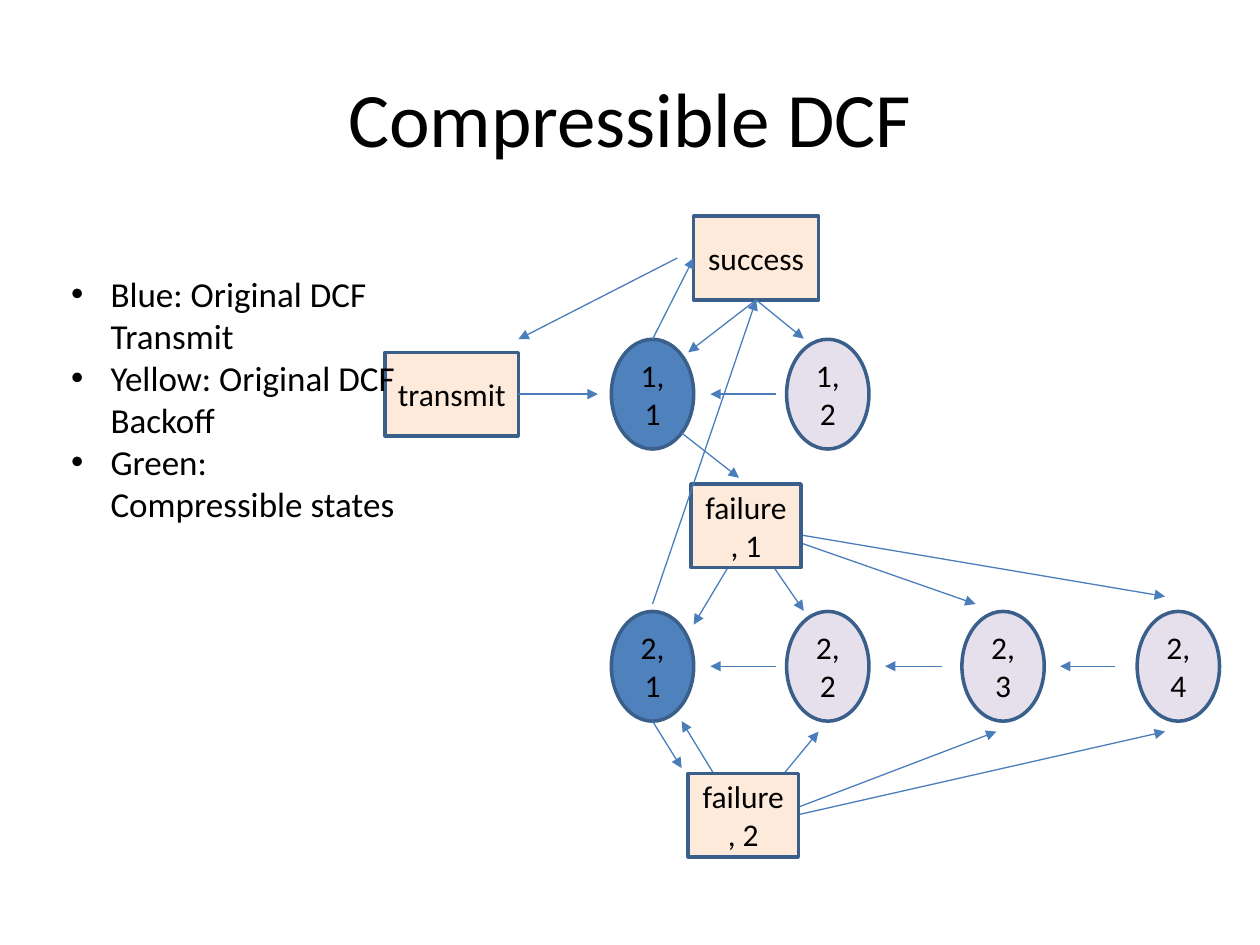
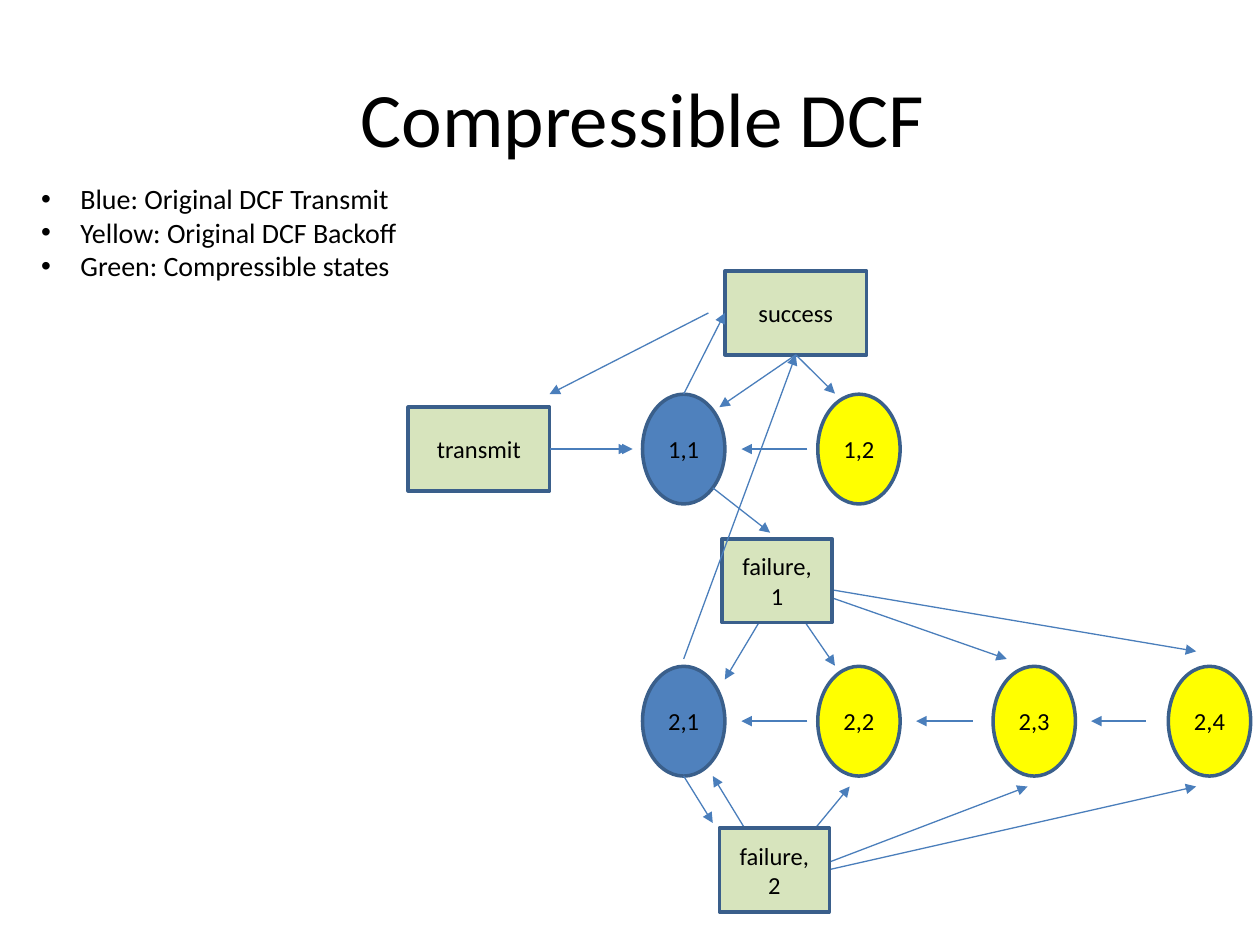
Before and after one commit to tamirh-uci/HeteroTrafficModels, a slide deck: slide 14 of presentation/slides.pptx (slide 13 before the commit). Drawn at 1260x945 pixels with LibreOffice and Linux fonts; fonts in the diff are those of the drawing. Boxes give left, top, right and bottom in pixels: in the first picture for what was removed or moved away, otherwise in the second. Text is boxed around its words. In the diff, an @@ line names an element or a change of style, - is before the commit and + after.

Commit message:
Updating the compressible state slides, correcting color and text

```diff
--- a/presentation/slides.pptx
+++ b/presentation/slides.pptx
@@ title "Compressible DCF": place and size @@
-title "Compressible DCF" at box(348, 93, 911, 160)
+title "Compressible DCF" at box(361, 93, 924, 160)
@@ text "Blue: Original DCF Transmit": place and size @@
-text "Blue: Original DCF Transmit" at box(111, 282, 395, 523)
+text "Blue: Original DCF Transmit" at box(80, 189, 396, 281)
@@ text "Blue: Original DCF Transmit" at box(80, 189, 396, 281): size 20 to 16 pt @@
@@ size 18 to 14 pt; fill #FDEADA to #D7E4BD in 4 elements at box(719, 828, 829, 911), box(722, 539, 832, 622), box(408, 407, 549, 490), box(724, 271, 867, 354) @@
@@ rectangle "success": place and size @@
-rectangle "success" at box(694, 217, 819, 300)
+rectangle "success" at box(724, 271, 867, 354)
@@ 17 arrows, 6 ellipses, 2 rectangles: place and size @@
-17 arrows, 6 ellipses, 2 rectangles at box(518, 258, 1220, 857)
+17 arrows, 6 ellipses, 2 rectangles at box(549, 312, 1250, 911)
@@ arrow moved from (653, 604) - (756, 300) to (684, 659) - (796, 355) @@
@@ arrow moved from (756, 300) - (688, 353) to (796, 355) - (719, 407) @@
@@ arrow moved from (756, 300) - (804, 339) to (796, 355) - (835, 393) @@
@@ rectangle "transmit": place and size @@
-rectangle "transmit" at box(386, 353, 519, 436)
+rectangle "transmit" at box(408, 407, 549, 490)
@@ ellipse "1,1" at box(643, 394, 724, 504): size 18 to 14 pt @@
@@ arrow added from (559, 449) to (633, 449), #4B7EBC 0.75 pt @@
@@ ellipse "2,1" at box(643, 667, 724, 776): size 18 to 14 pt @@
@@ size 18 to 14 pt; fill #E6E0EC to #FFFF00 in 4 elements at box(1168, 667, 1250, 776), box(993, 667, 1075, 776), box(818, 394, 900, 504), box(818, 667, 900, 776) @@
```
Also in this commit, not shown: 4 other slides changed, 1 slide added.
